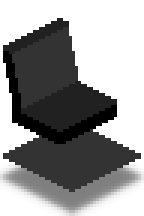
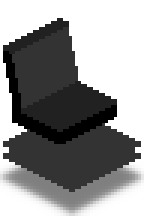
Layers edited between the first and the second 144×216 image:
added layer "Base copy" above "Base" over [3, 123, 141, 150]
